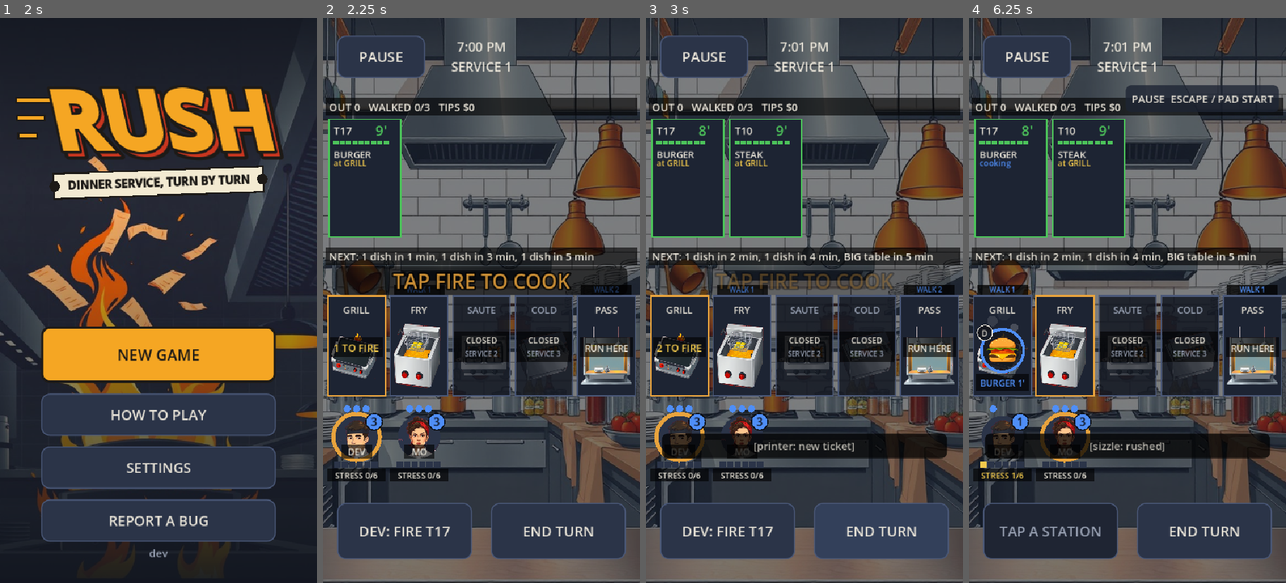
Above: before the commit, frames 1-4 (left to right).
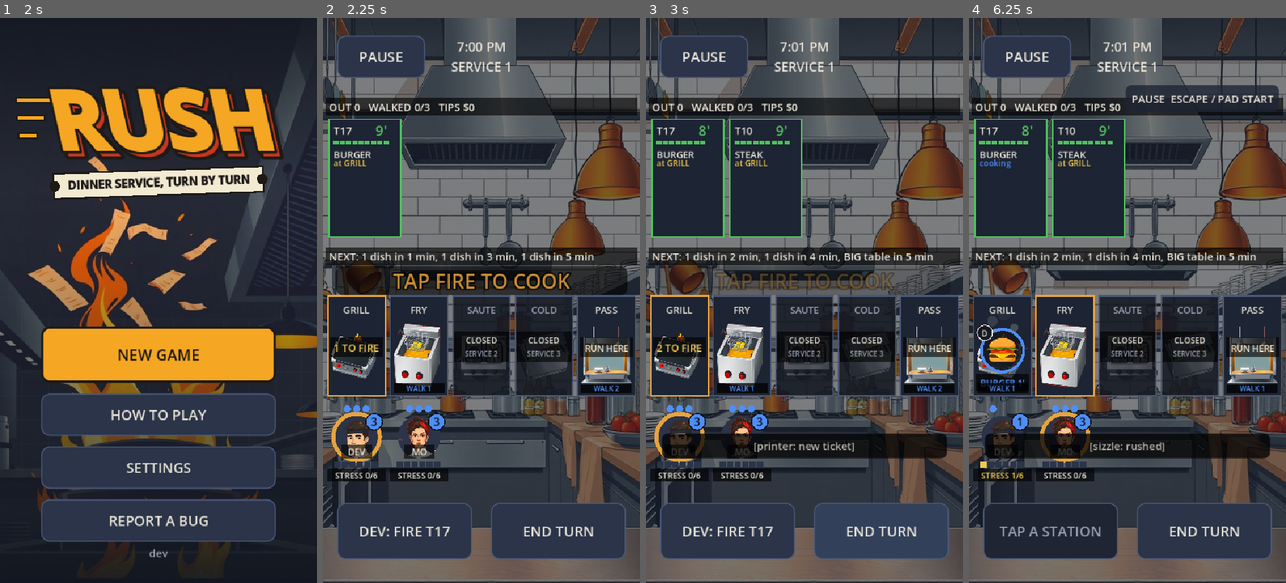
Above: after the commit, the same moments.

Repository: duffpowell-commits/Rush
Game: Godot game, scene res://scenes/boot.tscn
Same seed, same stepped clock (60 frames per second), same inputs: the game is played once before the commit and once after it.
Inputs (mouse positions are in pixels of both pictures, inside the frame that each line leads up to):
- Up to frame 1 (2 s): click "Skip splash" at 0.5 s; click "SKIP" at 1.25 s
- Up to frame 2 (2.25 s): click "NEW GAME" at 2 s
- Up to frame 3 (3 s): click "END TURN" at 2.75 s
- Up to frame 4 (6.25 s): click "DEV: FIRE T17" at 3.5 s; click "DEV: RUSH +1 STRESS" at 4.25 s; tap Enter (ui_accept) at 5 s; move the mouse to (1197, 272) at 5.02 s; hold D (move_right) 5.03-5.75 s; hold L (aim) 5.03-5.75 s; click (1197, 272) at 5.17 s; tap Space (jump) at 5.27 s; drag from (1064, 328) to (1111, 413) at 5.77 s

Frame 1 is identical in both runs. In frame 2, 0.8% of the frame differs, in the area x 22-98%, y 47-67%; in frame 3, 1.1%; in frame 4, 1.0%.

Commit message:
Rush fixes: grade sheet Next refreshes, party lands mid-service, SKIPS REST, chips at station foot
Duff: build the fixes, skip reviews. The grade sheet's "Next: N tickets"
redoes itself after a shop buy; PARTY OF 12 lands at turn >= turns/3 in
arrival order; a move that costs a tired cook their rest says SKIPS REST;
walk chips sit along the station foot so a coach hint can't hide them.
Bot loss re-measured with all six twists. HANDOFF.md and CLAUDE.md updated.

Co-Authored-By: Claude Opus 5.5 <noreply@anthropic.com>
Claude-Session: https://claude.ai/code/session_01V3sbxLu4c4oLEvnvp25i9E

Diff:
--- a/scripts/autoplay.gd
+++ b/scripts/autoplay.gd
@@ -1149,6 +1149,15 @@
 	game.pick_ix = -1
 	game._refresh_hud()
 	var late: String = game.act_btn.text
+	# A tired cook who'd rest: the move costs nothing new, but the button says the rest is gone.
+	var tickets_was: Array = kk.tickets.duplicate(true)
+	kk.tickets = [{"id": 994, "table": 54, "items": [{"dish": "STEAK", "state": "wait"}], "time": 9, "big": false}]
+	kk.crew[0].stress = 3
+	game.pick_tid = 0
+	game._refresh_hud()
+	var rest_lbl: String = game.act_btn.text
+	kk.crew[0].stress = 0
+	kk.tickets = tickets_was
 	game.pick_tid = 0
 	game.sel = 0
 	game._portrait_pick = false
@@ -1158,8 +1167,8 @@
 	game._portrait_pick = false
 	var want_q: String = "END TURN\n%s + %s QUIT" % [kk.crew[0].name, kk.crew[1].name]
 	_check(two_burns == "END TURN\nGRILL + FRY BURN" and two_quits == want_q and "TOO LATE" in late and "+1 STRESS" in late and strip_pick
-		and plate_lbl.begins_with("DEV: PLATE") and plate_lbl.ends_with("+1 STRESS"),
-		"WARN PASS ('%s', '%s', '%s', strip tap picks the cook: %s)" % [two_burns.replace("\n", " / "), two_quits.replace("\n", " / "), late.replace("\n", " / "), strip_pick])
+		and plate_lbl.begins_with("DEV: PLATE") and plate_lbl.ends_with("+1 STRESS") and rest_lbl.ends_with("SKIPS REST"),
+		"WARN PASS ('%s', '%s', '%s', '%s', strip tap picks the cook: %s)" % [two_burns.replace("\n", " / "), two_quits.replace("\n", " / "), late.replace("\n", " / "), rest_lbl.replace("\n", " / "), strip_pick])
 	# 8.5 plan #2: HEAT WAVE shows on the stress preview before END TURN; a spent cook goes grey, DONE.
 	kk.event = "heat"
 	kk.turn = 1
@@ -1253,7 +1262,7 @@
 	game.cash = cash_was
 	game.perks = perks_was
 	game._refresh_hud()
-	_check(one and row1 and row2 and four and pr.position.y >= 0.0 and pr.end.y <= vh and label.ends_with("RUN 2 PLATES") and ran,
+	_check(one and row1 and row2 and four and pr.position.y >= 0.0 and pr.end.y <= vh and label.get_slice("\n", 0).ends_with("RUN 2 PLATES") and ran,
 		"TRAY PASS (one plate a RUN to start; shop row SERVER TRAY -> ENTREE TRAY = 4, fits at HUGE %d px of %d; '%s' sent 2 plates for one action)" % [int(pr.size.y), int(vh), label])
 
 
--- a/scripts/game.gd
+++ b/scripts/game.gd
@@ -267,6 +267,8 @@
 			act_btn.text += "\n(%s QUITS)" % k.crew[sel].name
 		elif then > k.crew[sel].stress:
 			act_btn.text += "\n+%d STRESS" % (then - k.crew[sel].stress)
+		elif stress_after(sel) < k.crew[sel].stress:   # no cost, but a tired cook gives up the rest they'd get
+			act_btn.text += "\nSKIPS REST"
 	act_btn.disabled = a == ""
 	if note != null:
 		note.text = " | ".join(k.events)   # a bar between events: they ran together as one sentence
@@ -588,17 +590,32 @@
 	sheet_box.add_child(grade)
 	_stamp(grade)
 	sheet_box.add_child(UI.label("%d of %d out, %d walk%s\nTips $%d" % [st.served, st.total, st.walked, "" if st.walked == 1 else "s", st.tips], 24))
-	var why := UI.label("%d POINTS: out %d, speed %d, pans %d%s%s" % [parts.total, parts.out, parts.speed, parts.pans,
-		", walks %d" % parts.walks if parts.walks != 0 else "", ", critic %+d" % parts.critic if parts.critic != 0 else ""] +
-		("\n%s Next: %d tickets." % [read, tickets_for(level)] if read != "" else "  Next: %d tickets." % tickets_for(level)), 18, UI.DIM)
+	_points_head = "%d POINTS: out %d, speed %d, pans %d%s%s" % [parts.total, parts.out, parts.speed, parts.pans,
+		", walks %d" % parts.walks if parts.walks != 0 else "", ", critic %+d" % parts.critic if parts.critic != 0 else ""]
+	_points_read = read
+	var why := UI.label("", 18, UI.DIM)
 	why.name = "Points"
 	sheet_box.add_child(why)
+	_refresh_points()
 	if k.critic != "":   # the critic gets their own stamp, not a number in the small print (8.5 pass)
 		var cl := UI.label("CRITIC LOVED IT  +8" if k.critic == "served" else "CRITIC WALKED  -8", 28,
 			UI.key("good") if k.critic == "served" else UI.key("bad"))
 		cl.name = "Critic"
 		sheet_box.add_child(cl)
 		_stamp(cl)
+
+
+var _points_head := ""   # the grade sheet's points line, kept so "Next: N tickets" can be redone
+var _points_read := ""
+
+
+## The points line plus the next service's load. Redone after a shop buy: upgrades bring tables.
+func _refresh_points() -> void:
+	var why: Label = sheet_box.get_node_or_null("Points") if sheet_box != null else null
+	if why == null:
+		return
+	var n := tickets_for(level)
+	why.text = _points_head + ("\n%s Next: %d tickets." % [_points_read, n] if _points_read != "" else "  Next: %d tickets." % n)
 
 
 ## The grade lands like a stamp: big, then slammed down with a thud and a buzz.
@@ -689,6 +706,7 @@
 	UI.buzz(25)
 	checkpoint()
 	_shop_label()
+	_refresh_points()   # a bigger kitchen draws more tables: the grade sheet's "Next" says so
 	UI.close_sheet(box)
 	open_shop()
 
@@ -1328,7 +1346,7 @@
 			var far: bool = cost > me.ap
 			var wl := "TOO FAR" if far else "WALK %d" % cost
 			wl = _fit(font, wl, "FAR" if far else "W%d" % cost, r.size.x - 12, 12)
-			var chip := Rect2(r.position.x + 6, r.position.y - 19, r.size.x - 12, 17)   # just above the station: clear of its name, plates and pans
+			var chip := Rect2(r.position.x + 6, r.end.y - 21, r.size.x - 12, 17)   # along the station foot: clear of its name, and of a coach hint above
 			f.draw_rect(chip, Color(0, 0, 0, 0.75))
 			f.draw_string(font, chip.position + Vector2(0, 13), wl, HORIZONTAL_ALIGNMENT_CENTER, chip.size.x,
 				UI.font_size(12), UI.key("bad") if far else UI.key("info"))
--- a/scripts/kitchen.gd
+++ b/scripts/kitchen.gd
@@ -144,9 +144,15 @@
 			_mark(1 if count > 1 else 0, "vip")
 		"critic":
 			_mark(count / 3, "critic")
-		"party":   # one more big table, landing with the middle of the service
+		"party":   # one more big table, landing mid-service (never at the opening, even on a short night)
 			var mid := count / 2
-			incoming.insert(mid, {"arrive": incoming[mid].arrive if count > 0 else 0, "ticket": _make_ticket(true)})
+			var at := maxi(incoming[mid].arrive if count > 0 else 0, turns / 3)
+			var ix := incoming.size()
+			for i in incoming.size():   # keep the list in arrival order (the NEXT bar reads it in order)
+				if incoming[i].arrive > at:
+					ix = i
+					break
+			incoming.insert(ix, {"arrive": at, "ticket": _make_ticket(true)})
 			total += 1
 
 
--- a/tests/run_tests.gd
+++ b/tests/run_tests.gd
@@ -805,6 +805,17 @@
 	check(pk.total == plain_k.total + 1 and pk.incoming.size() == plain_k.incoming.size() + 1
 		and pk.incoming.filter(func(inc): return inc.ticket.big).size() > plain_k.incoming.filter(func(inc): return inc.ticket.big).size(),
 		"party: one more table, and it's a big one")
+	var short := Kitchen.new()   # a 2-ticket night: the twelve-top still lands mid-service, in order
+	short.with_events = false
+	short.first_tickets = 2
+	short.start(2, 11)
+	short.event = "party"
+	short._set_up_event()
+	var arr: Array = short.incoming.map(func(inc): return int(inc.arrive))
+	var sorted_arr := arr.duplicate()
+	sorted_arr.sort()
+	check(short.incoming.any(func(inc): return inc.ticket.big and int(inc.arrive) >= short.turns / 3) and arr == sorted_arr,
+		"party: mid-service on a short night, arrivals in order (%s)" % [arr])
 	var back := Kitchen.new()
 	var vk := _event_kitchen("vip")
 	check(back.from_dict(JSON.parse_string(JSON.stringify(vk.to_dict()))) and back.event == "vip"
Not shown, changed: CLAUDE.md
Not shown, changed: docs/HANDOFF.md
